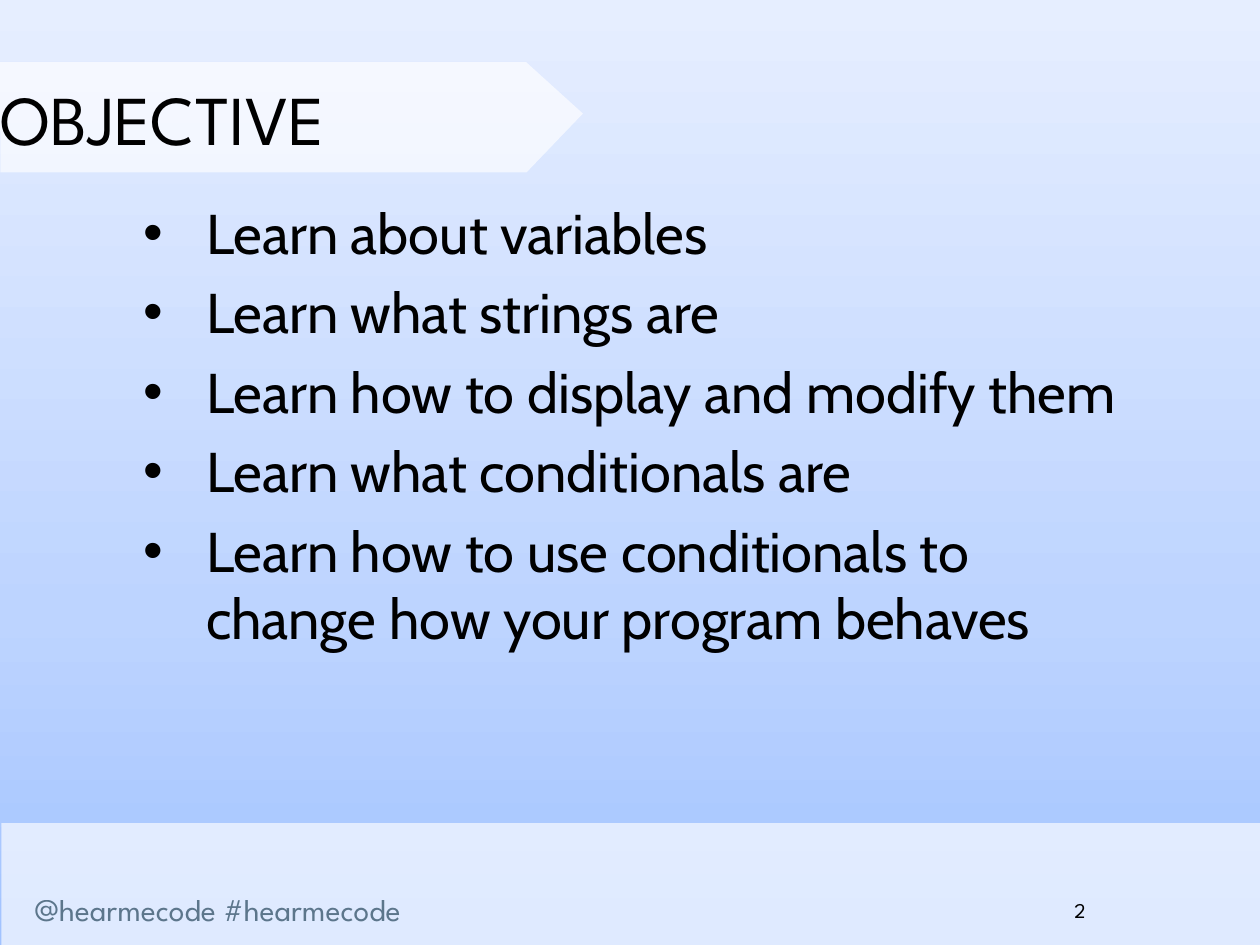
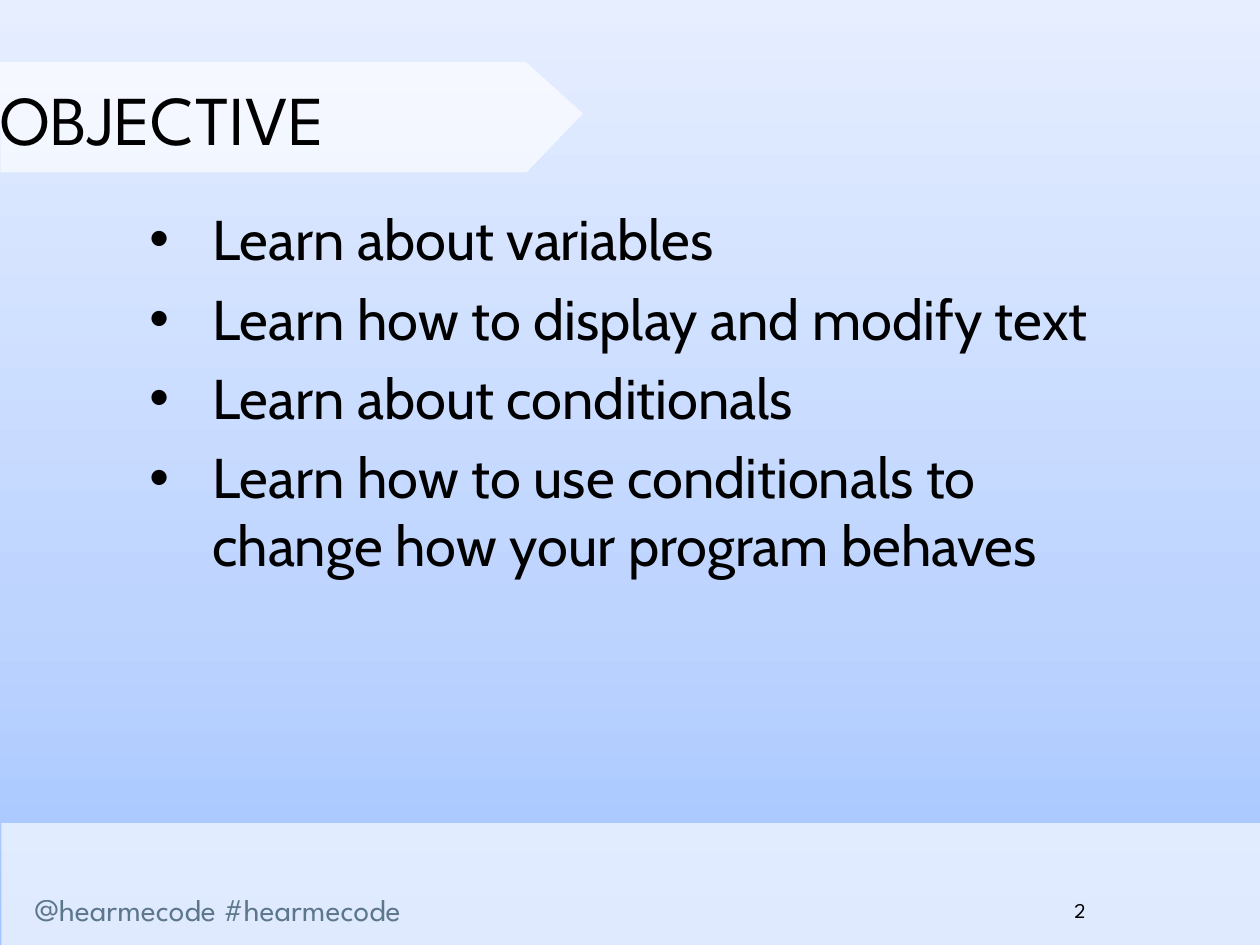
Before and after one commit to hearmecode/slides, a slide deck: slide 2 of Lesson 1/Hear Me Code - Strings and Conditionals.pptx. Drawn at 1260x945 pixels with LibreOffice and Linux fonts; fonts in the diff are those of the drawing; background and template pictures are left out. Boxes give left, top, right and bottom in pixels: in the first picture for what was removed or moved away, otherwise in the second. Text is boxed around its words. In the diff, an @@ line names an element or a change of style, - is before the commit and + after.

```diff
--- a/Lesson 1/Hear Me Code - Strings and Conditionals.pptx
+++ b/Lesson 1/Hear Me Code - Strings and Conditionals.pptx
@@ text at (212,298,1088,420): text changed @@
-• Learn what strings are
-• Learn how to display and modify them
-• Learn what conditionals are
+• Learn how to display and modify text
+• Learn about conditionals
```
Also in this commit, not shown: 31 other slides changed, 4 slides added, 1 slide removed, 3 other files.
